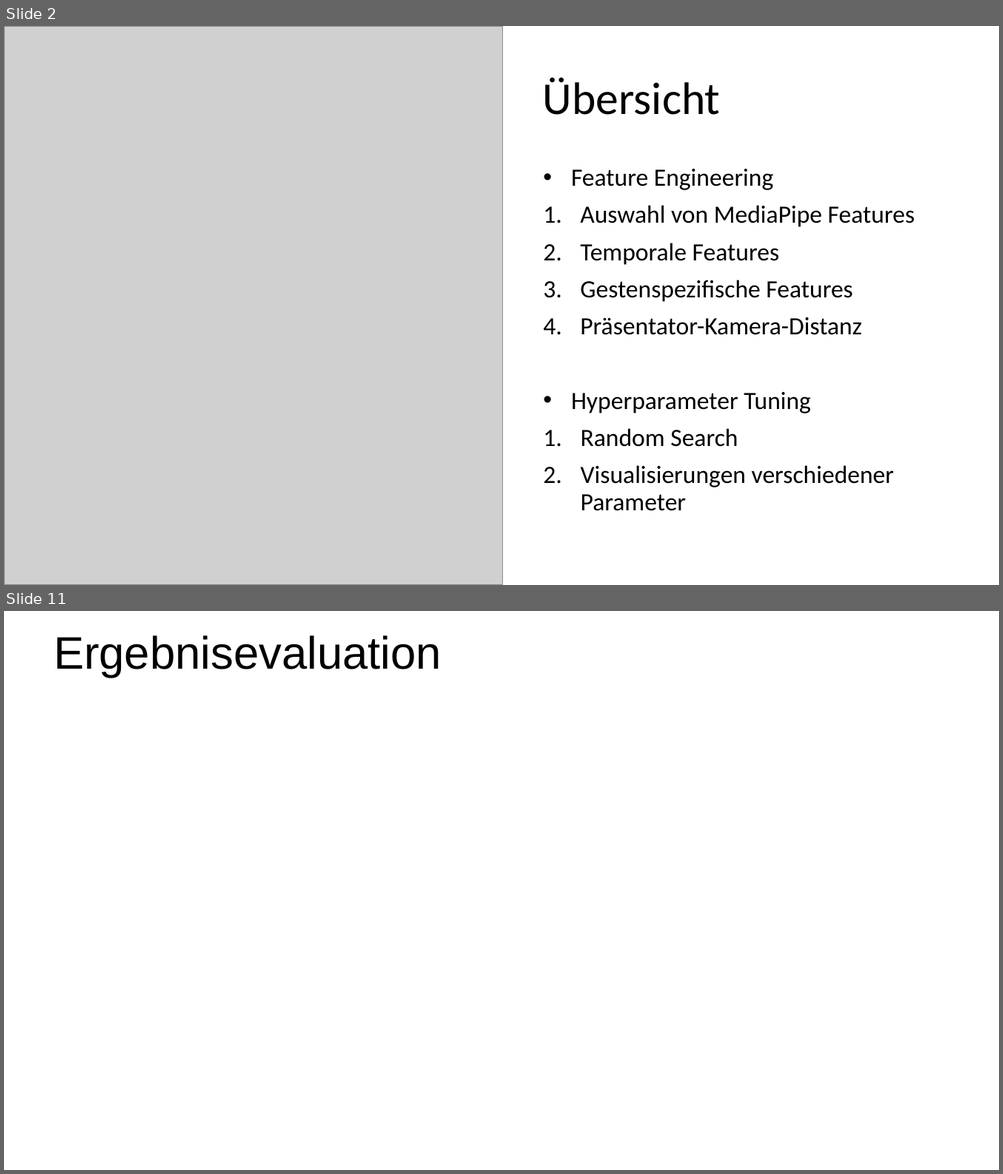
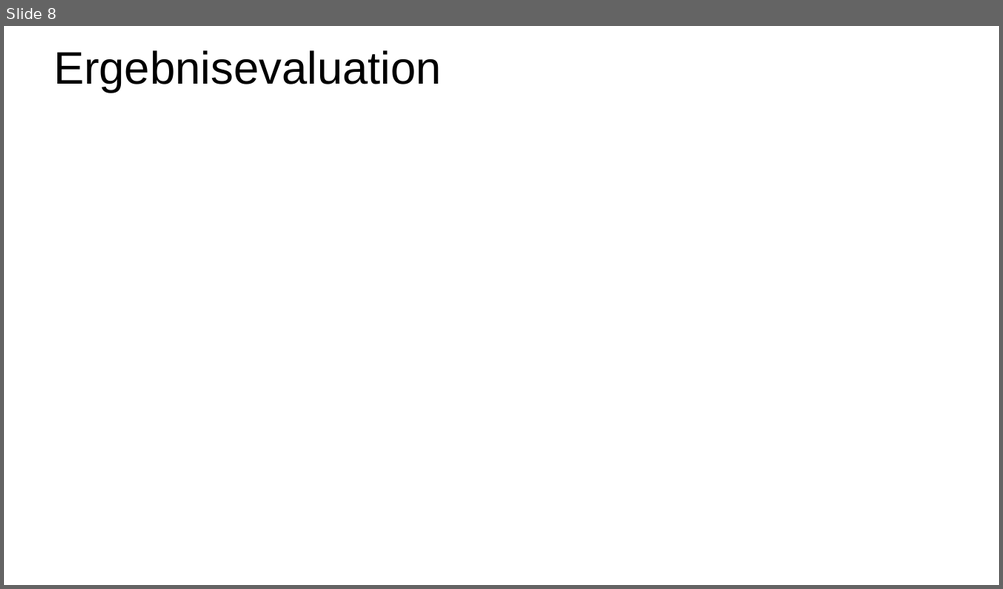
Before and after one commit to maxlevv/Gesture-Detection, a slide deck: presentation_final_project.pptx. Shown one above the other, each under a label of ours: slides 2 and 11 before the commit, slide 8 after it; the slides between them are not shown. The pictures are 1003x1174 and 1003x589 pixels, drawn with LibreOffice and Linux fonts; fonts in the diff are those of the drawing; grey boxes stand for pictures; background and template pictures are left out. Boxes give left, top, right and bottom in pixels: in the first picture for what was removed or moved away, otherwise in the second. Text is boxed around its words. In the diff, an @@ line names an element or a change of style, - is before the commit and + after.

```diff
--- a/presentation_final_project.pptx
+++ b/presentation_final_project.pptx
@@ slide 2 removed at (x1=4, y1=26, x2=999, y2=585), background #FFFFFF @@
@@ picture removed at (x1=4, y1=26, x2=504, y2=585) @@
@@ text removed at (x1=543, y1=77, x2=720, y2=115) @@
-Übersicht
@@ text removed at (x1=571, y1=169, x2=914, y2=511) @@
-• Feature Engineering
-1. Auswahl von MediaPipe Features
-2. Temporale Features
-3. Gestenspezifische Features
-4. Präsentator-Kamera-Distanz
-• Hyperparameter Tuning
-1. Random Search
-2. Visualisierungen verschiedener Parameter
@@ what was slide 11 is now slide 8 @@
```
Also in this commit, not shown: 10 slides changed, 5 slides added, 8 other slides removed.
